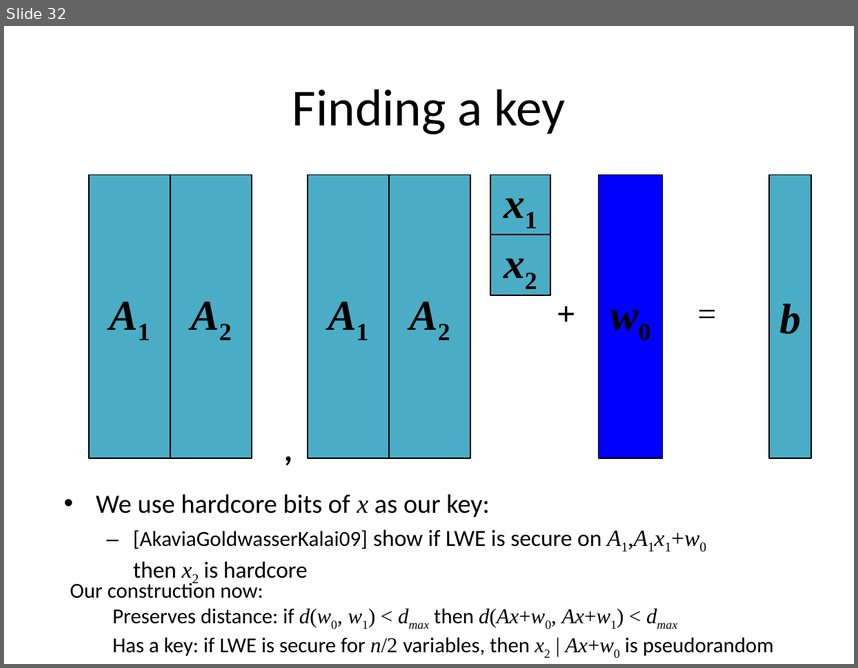
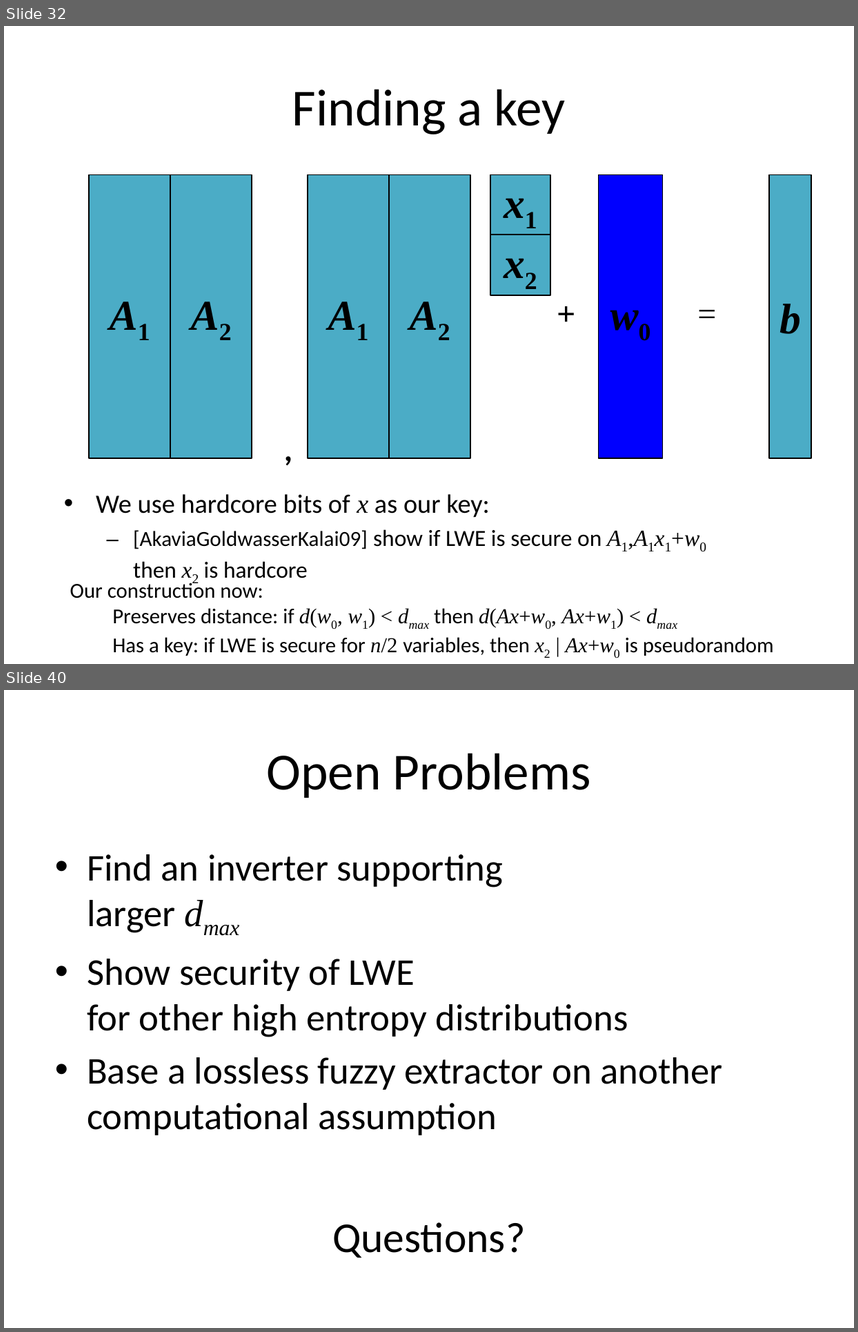
Before and after one commit to xianruimeng/comp-fuzzy-ext, a slide deck: ComputationalFuzzyExtractors.pptx. Shown one above the other, each under a label of ours: slide 32 before the commit, slides 32 and 40 after it; the slides between them are not shown. The pictures are 858x668 and 858x1332 pixels, drawn with LibreOffice and Linux fonts; fonts in the diff are those of the drawing. Boxes give left, top, right and bottom in pixels: in the first picture for what was removed or moved away, otherwise in the second. Text is boxed around its words. In the diff, an @@ line names an element or a change of style, - is before the commit and + after.

```diff
--- a/ComputationalFuzzyExtractors.pptx
+++ b/ComputationalFuzzyExtractors.pptx
@@ slide 40 added at (4,690,854,1328), background #FFFFFF @@
@@ title added at (266,753,591,798), 44 pt, text #000000 @@
+Open Problems
@@ text added at (87,854,722,1135), 32 pt, text #000000 @@
+• Find an inverter supporting
+  larger dmax
+• Show security of LWE
+  for other high entropy distributions
+• Base a lossless fuzzy extractor on another computational assumption
@@ text added at (332,1222,525,1257), 36 pt, text #000000 @@
+Questions?
```
Also in this commit, not shown: 1 slide changed, 6 other slides added, 2 slides removed, 1 other file.
